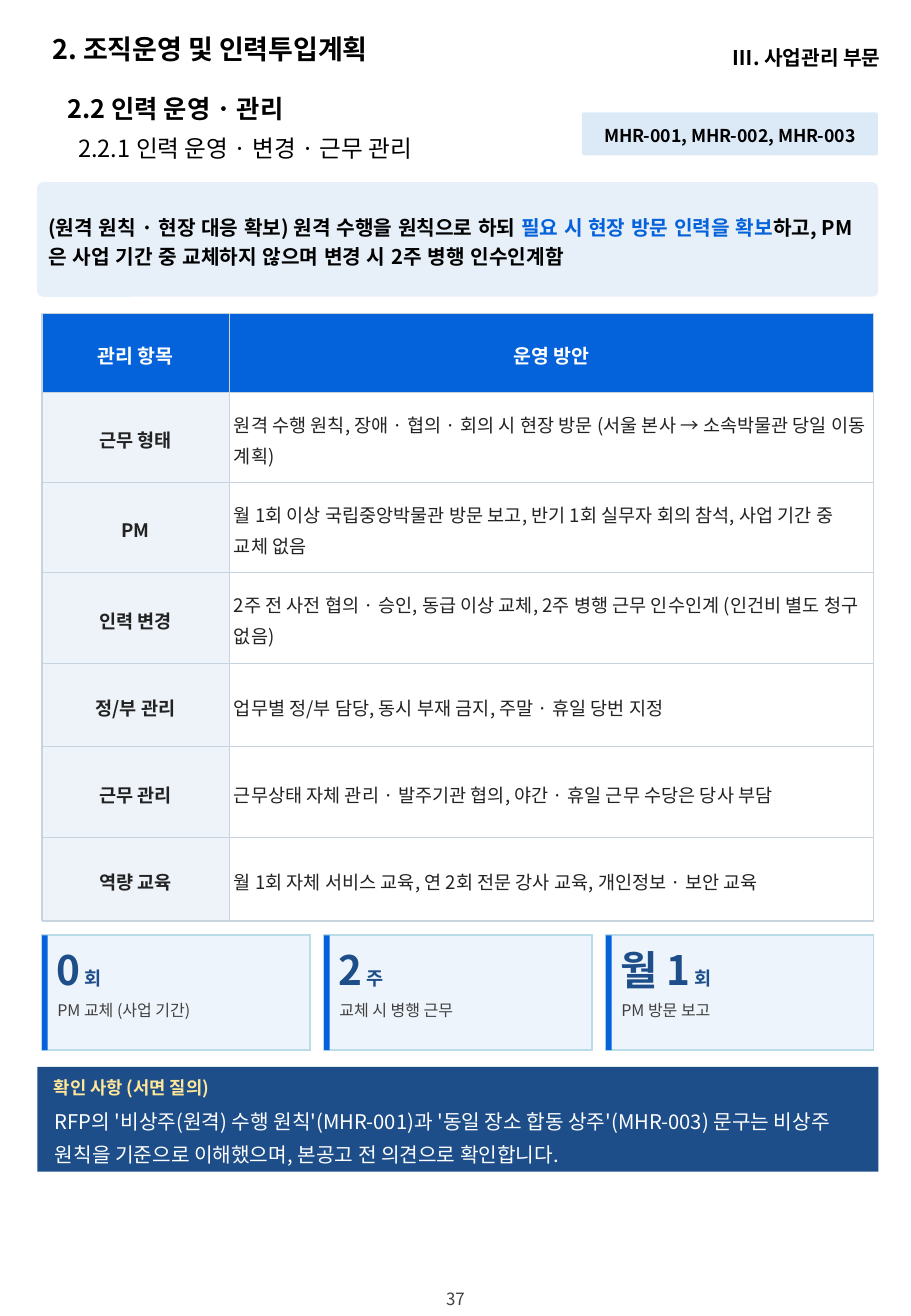
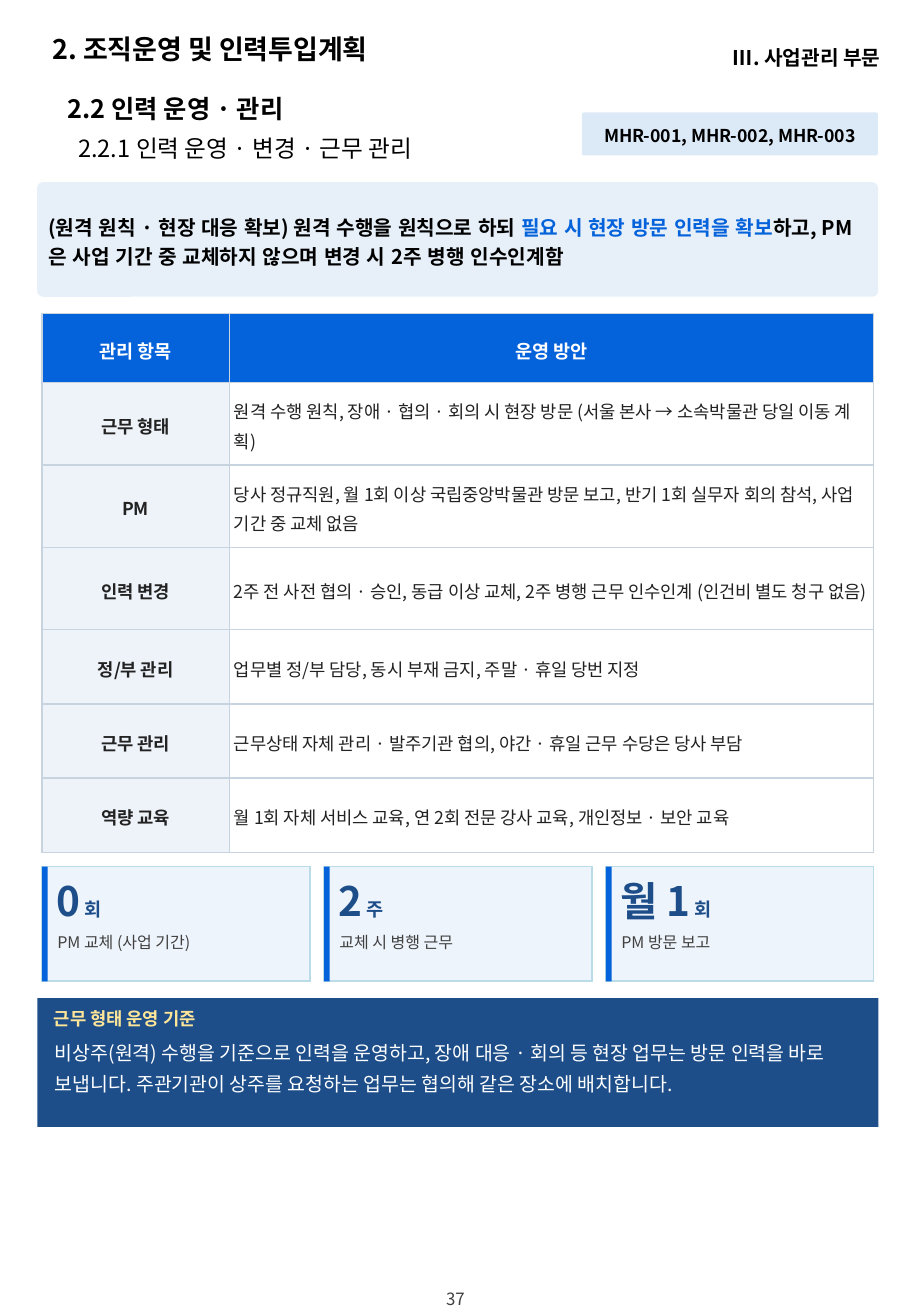
Before and after one commit to hwangsteeve-tech/hbjw, a slide deck: slide 37 of proposals/2026-12_nmk-museum-web-maint/nmk_정성제안서.pptx. Drawn at 911x1316 pixels with LibreOffice and Linux fonts; fonts in the diff are those of the drawing; background and template pictures are left out. Boxes give left, top, right and bottom in pixels: in the first picture for what was removed or moved away, otherwise in the second. Text is boxed around its words. In the diff, an @@ line names an element or a change of style, - is before the commit and + after.

```diff
--- a/proposals/2026-12_nmk-museum-web-maint/nmk_정성제안서.pptx
+++ b/proposals/2026-12_nmk-museum-web-maint/nmk_정성제안서.pptx
@@ table at box(43, 313, 875, 853) @@
-row 3, column 2: 월 1회 이상 국립중앙박물관 방문 보고, 반기 1회 실무자 회의 참석, 사업 기간 중 교체 없음
+row 3, column 2: 당사 정규직원, 월 1회 이상 국립중앙박물관 방문 보고, 반기 1회 실무자 회의 참석, 사업 기간 중 교체 없음
@@ size 11.5 to 11 pt in "관리 항목", "운영 방안" @@
@@ size 11 to 10.5 pt in "근무 형태", "원격 수행 원칙, 장애 · 협의 · ...", "PM", "인력 변경" and 7 more places @@
@@ 6 texts, 6 rectangles: place and size @@
-6 texts, 6 rectangles at box(43, 935, 873, 1049)
+6 texts, 6 rectangles at box(43, 866, 873, 980)
@@ rectangle: place and size @@
-rectangle at box(38, 1066, 879, 1171)
+rectangle at box(38, 998, 879, 1127)
@@ text at box(54, 1010, 195, 1027): text changed @@
-확인 사항 (서면 질의)
+근무 형태 운영 기준
@@ text at box(55, 1044, 825, 1093): text changed; size 12 to 11.5 pt @@
-RFP의 '비상주(원격) 수행 원칙'(MHR-001)과 '동일 장소 합동 상주'(MHR-003) 문구는 비상주 원칙을 기준으로 이해했으며, 본공고 전 의견으로 확인합니다.
+비상주(원격) 수행을 기준으로 인력을 운영하고, 장애 대응 · 회의 등 현장 업무는 방문 인력을 바로 보냅니다. 주관기관이 상주를 요청하는 업무는 협의해 같은 장소에 배치합니다.
```
Also in this commit, not shown: 4 other slides changed, 8 other files.
